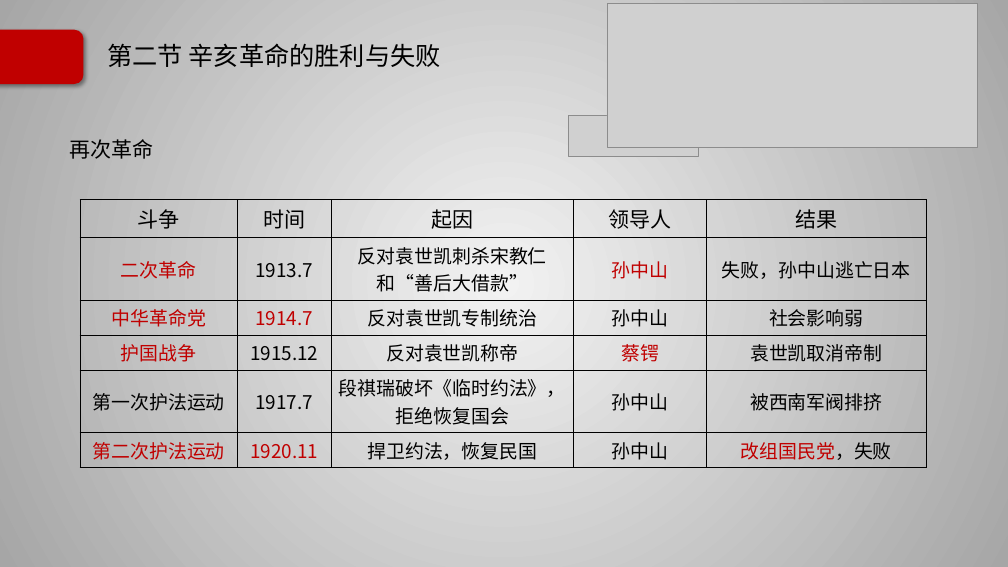
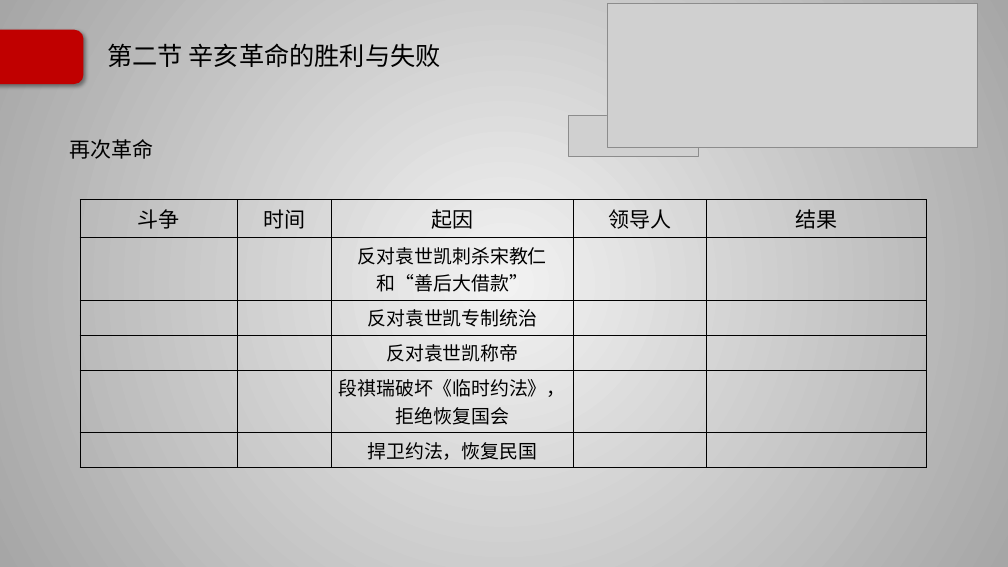
Before and after one commit to Call-me-zhy/tangtang, a slide deck: slide 67 of 5 中国近现代史纲要/课件/中国近现代史纲要精讲3.pptx (slide 68 before the commit). Drawn at 1008x567 pixels with LibreOffice and Linux fonts; fonts in the diff are those of the drawing; grey boxes stand for pictures; background and template pictures are left out. Boxes give left, top, right and bottom in pixels: in the first picture for what was removed or moved away, otherwise in the second. Text is boxed around its words. In the diff, an @@ line names an element or a change of style, - is before the commit and + after.

```diff
--- a/5 中国近现代史纲要/课件/中国近现代史纲要精讲3.pptx
+++ b/5 中国近现代史纲要/课件/中国近现代史纲要精讲3.pptx
@@ table at <box>80,200,926,464</box> @@
-row 2: 二次革命 | 1913.7 | 反对袁世凯刺杀宋教仁和“善后大借款” | 孙中山 | 失败，孙中山逃亡日本
+row 2:  |  | 反对袁世凯刺杀宋教仁和“善后大借款” |  | 
-row 3: 中华革命党 | 1914.7 | 反对袁世凯专制统治 | 孙中山 | 社会影响弱
+row 3:  |  | 反对袁世凯专制统治 |  | 
-row 4: 护国战争 | 1915.12 | 反对袁世凯称帝 | 蔡锷 | 袁世凯取消帝制
+row 4:  |  | 反对袁世凯称帝 |  | 
-row 5: 第一次护法运动 | 1917.7 | 段祺瑞破坏《临时约法》，拒绝恢复国会 | 孙中山 | 被西南军阀排挤
+row 5:  |  | 段祺瑞破坏《临时约法》，拒绝恢复国会 |  | 
-row 6: 第二次护法运动 | 1920.11 | 捍卫约法，恢复民国 | 孙中山 | 改组国民党，失败
+row 6:  |  | 捍卫约法，恢复民国 |  | 
```
Also in this commit, not shown: 11 other slides changed, 3 slides removed, 4 other files.
